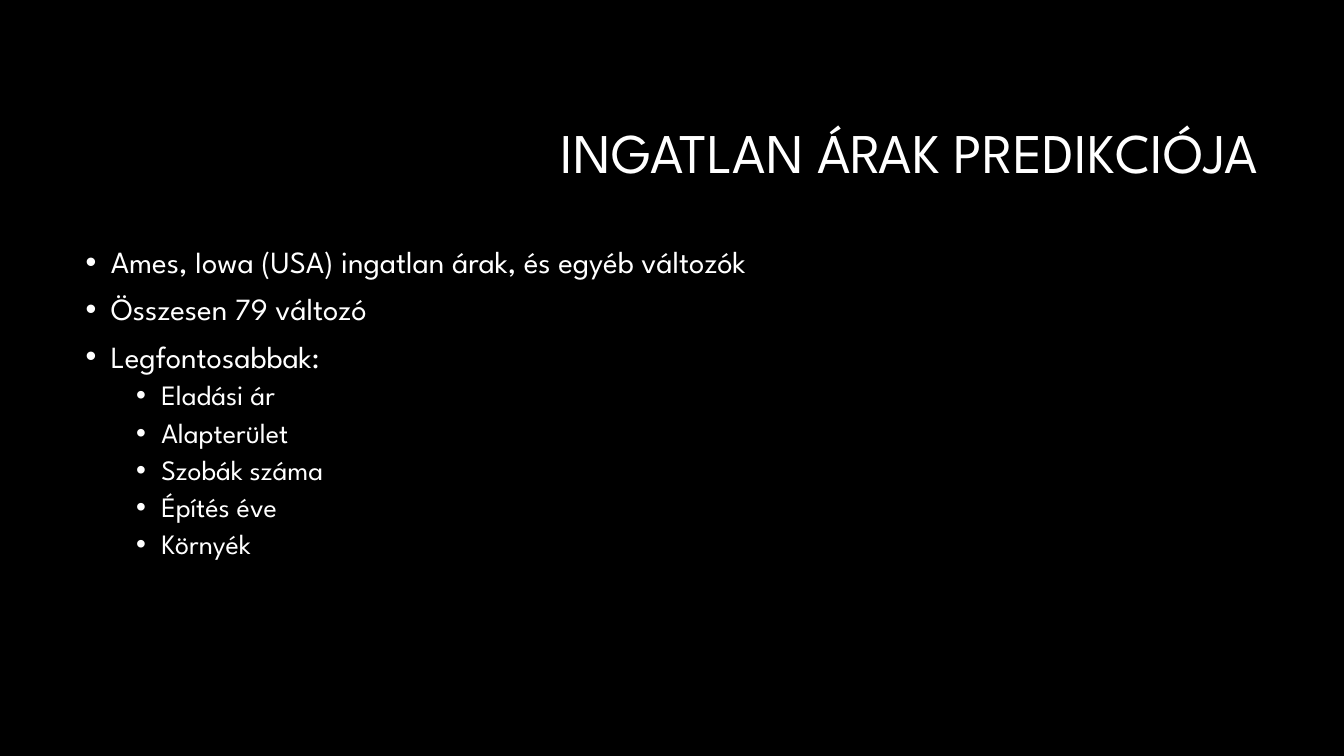
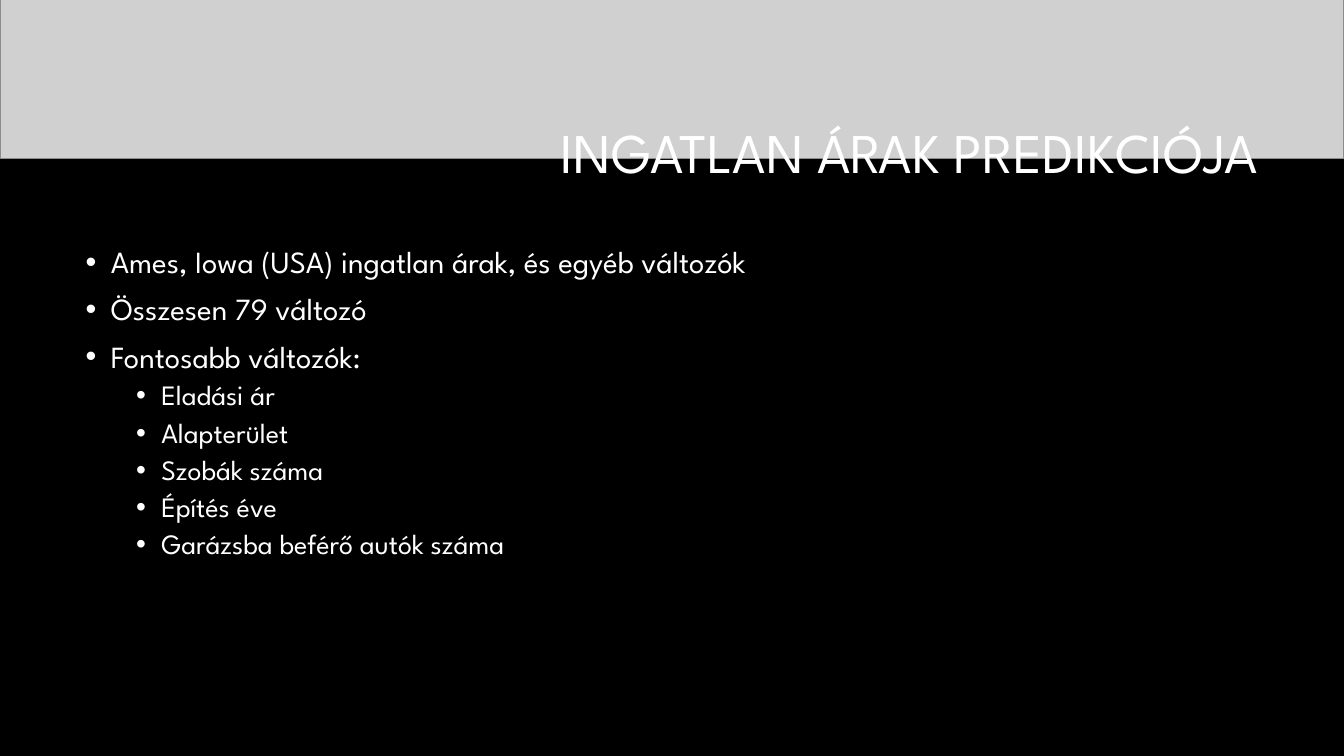
Before and after one commit to DLeves/TobbvaltPet, a slide deck: slide 2 of Prezi.pptx. Drawn at 1344x756 pixels with LibreOffice and Linux fonts; fonts in the diff are those of the drawing; grey boxes stand for pictures; background and template pictures are left out. Boxes give left, top, right and bottom in pixels: in the first picture for what was removed or moved away, otherwise in the second. Text is boxed around its words. In the diff, an @@ line names an element or a change of style, - is before the commit and + after.

Commit message:
prezi: változók bemutatása

```diff
--- a/Prezi.pptx
+++ b/Prezi.pptx
@@ picture added at (x1=0, y1=0, x2=1344, y2=159) @@
@@ text at (x1=111, y1=346, x2=360, y2=369): text changed @@
-• Legfontosabbak:
+• Fontosabb változók:
@@ text at (x1=161, y1=534, x2=504, y2=555): text changed @@
-  • Környék
+  • Garázsba beférő autók száma
```
Also in this commit, not shown: 3 other slides changed, 3 slides added, 2 slides removed.
